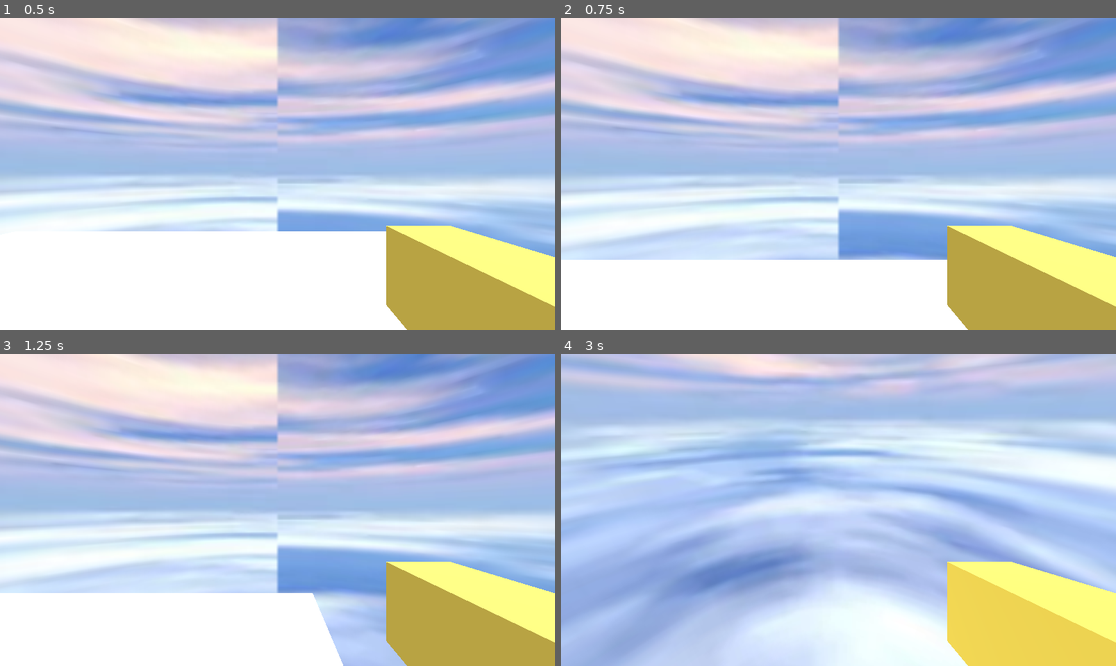
Above: before the commit, frames 1-4 (two rows, left to right).
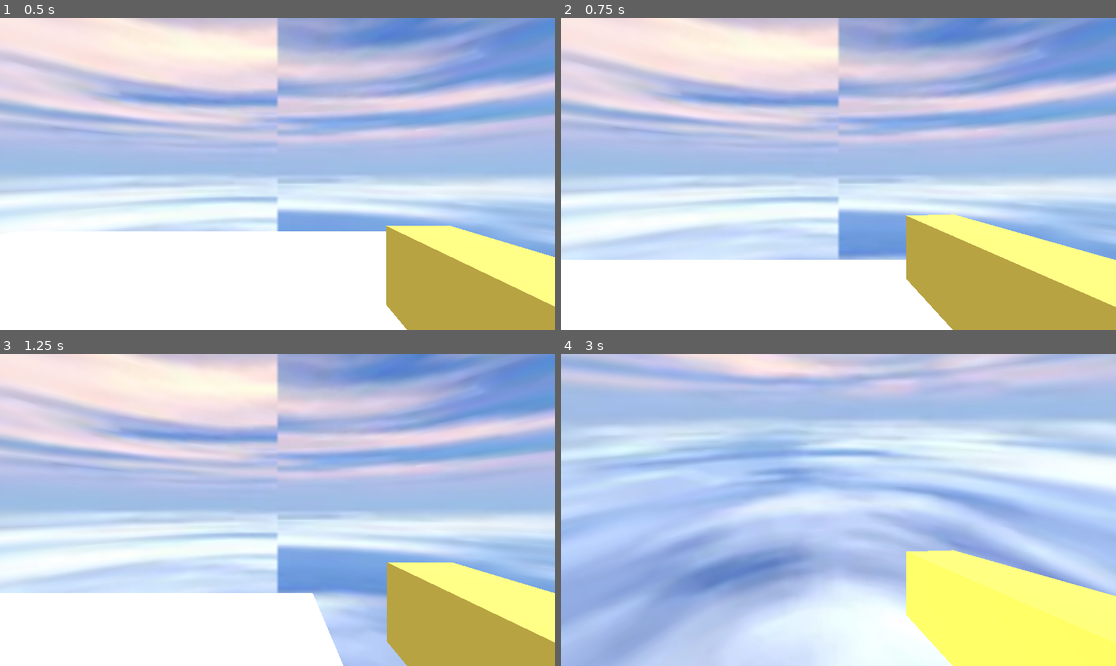
Above: after the commit, the same moments.

Repository: angrypig555/untitled-fighthing-game
Game: Godot game, scene res://levels/demo_area.tscn
Two runs of this game, one before a commit and one after it. Both use one fixed random seed, a clock stepped at 60 frames per second and the inputs below.
Inputs (mouse positions are in pixels of both pictures, inside the frame that each line leads up to):
- Up to frame 1 (0.5 s): no input
- Up to frame 2 (0.75 s): tap Enter (ui_accept) at 0.5 s; move the mouse to (960, 158) at 0.52 s; hold D (right) from 0.53 s (still down); click (960, 158) at 0.67 s
- Up to frame 3 (1.25 s): keep holding D (right); tap Enter (ui_accept) at 0.77 s
- Up to frame 4 (3 s): move the mouse to (810, 510) at 1.27 s; release D (right) at 1.28 s; hold W (forward) from 1.28 s (still down); click (810, 510) at 1.42 s; tap Enter (ui_accept) at 1.52 s; move the mouse to (849, 503) at 2.02 s; click (849, 503) at 2.17 s; move the mouse to (832, 516) at 2.77 s; click (832, 516) at 2.92 s

Frame 1 is identical in both runs. In frame 2, 3.0% of the frame differs, in the area x 62-100%, y 62-100%; in frame 3, less than 0.1%; in frame 4, 8.7%.

Commit message:
add animation for arm

Diff:
--- a/src/entities/player.tscn
+++ b/src/entities/player.tscn
@@ -11,6 +11,67 @@
 
 [sub_resource type="StandardMaterial3D" id="StandardMaterial3D_merdl"]
 albedo_color = Color(0.95686275, 0.8, 0.2627451, 1)
+
+[sub_resource type="Animation" id="Animation_qly61"]
+length = 0.001
+tracks/0/type = "value"
+tracks/0/imported = false
+tracks/0/enabled = true
+tracks/0/path = NodePath("Camera3D/Arm:position")
+tracks/0/interp = 1
+tracks/0/loop_wrap = true
+tracks/0/keys = {
+"times": PackedFloat32Array(0),
+"transitions": PackedFloat32Array(1),
+"update": 0,
+"values": [Vector3(0.6700716, -0.43422598, -0.46528965)]
+}
+tracks/1/type = "value"
+tracks/1/imported = false
+tracks/1/enabled = true
+tracks/1/path = NodePath("Camera3D/Arm:rotation")
+tracks/1/interp = 1
+tracks/1/loop_wrap = true
+tracks/1/keys = {
+"times": PackedFloat32Array(0),
+"transitions": PackedFloat32Array(1),
+"update": 0,
+"values": [Vector3(0, 0, 0)]
+}
+
+[sub_resource type="Animation" id="Animation_rfe5m"]
+resource_name = "right_arm_swing"
+length = 0.26666668
+tracks/0/type = "value"
+tracks/0/imported = false
+tracks/0/enabled = true
+tracks/0/path = NodePath("Camera3D/Arm:position")
+tracks/0/interp = 1
+tracks/0/loop_wrap = true
+tracks/0/keys = {
+"times": PackedFloat32Array(0, 0.13333334, 0.26666668),
+"transitions": PackedFloat32Array(1, 1, 1),
+"update": 0,
+"values": [Vector3(0.6700716, -0.43422598, -0.46528965), Vector3(0.539292, -0.43422598, -1.1756208), Vector3(0.67, -0.434, -0.46)]
+}
+tracks/1/type = "value"
+tracks/1/imported = false
+tracks/1/enabled = true
+tracks/1/path = NodePath("Camera3D/Arm:rotation")
+tracks/1/interp = 1
+tracks/1/loop_wrap = true
+tracks/1/keys = {
+"times": PackedFloat32Array(0, 0.13333334, 0.26666668),
+"transitions": PackedFloat32Array(1, 1, 1),
+"update": 0,
+"values": [Vector3(0, 0, 0), Vector3(0, 0.3630634, 0), Vector3(0, 0, 0)]
+}
+
+[sub_resource type="AnimationLibrary" id="AnimationLibrary_qly61"]
+_data = {
+&"RESET": SubResource("Animation_qly61"),
+&"right_arm_swing": SubResource("Animation_rfe5m")
+}
 
 [node name="Player" type="Node3D" unique_id=17216726]
 
@@ -26,7 +87,7 @@
 [node name="Camera3D" type="Camera3D" parent="CharacterBody3D/Neck" unique_id=1136531183]
 
 [node name="Arm" type="Node3D" parent="CharacterBody3D/Neck/Camera3D" unique_id=1665432419]
-transform = Transform3D(0.30659723, 0, 0, 0, 0.37445086, 0, 0, 0, 1, 0.6700716, -0.43422598, -0.46528965)
+transform = Transform3D(0.30659723, 0, 0, 0, 0.37445083, 0, 0, 0, 1, 0.6700716, -0.43422598, -0.46528965)
 
 [node name="MeshInstance3D" type="MeshInstance3D" parent="CharacterBody3D/Neck/Camera3D/Arm" unique_id=625744922]
 mesh = SubResource("BoxMesh_merdl")
@@ -44,3 +105,6 @@
 
 [node name="JumpSound" type="AudioStreamPlayer3D" parent="CharacterBody3D/Neck" unique_id=86210885]
 stream = ExtResource("3_e4p34")
+
+[node name="AnimationPlayer" type="AnimationPlayer" parent="CharacterBody3D/Neck" unique_id=788601559]
+libraries/ = SubResource("AnimationLibrary_qly61")
--- a/src/entities/scripts/player_movement_controller.gd
+++ b/src/entities/scripts/player_movement_controller.gd
@@ -13,6 +13,7 @@
 @onready var armsound := $Neck/ArmSwingSound
 @onready var footsteps := $Neck/FootstepSound
 @onready var jump := $Neck/JumpSound
+@onready var animations := $Neck/AnimationPlayer
 
 func _ready() -> void:
 	spawnsound.play()
@@ -22,6 +23,7 @@
 		if event.button_index == MOUSE_BUTTON_LEFT and event.pressed:
 			print("left")
 			armsound.play()
+			animations.play("right_arm_swing")
 
 
 func _unhandled_input(event: InputEvent) -> void:
